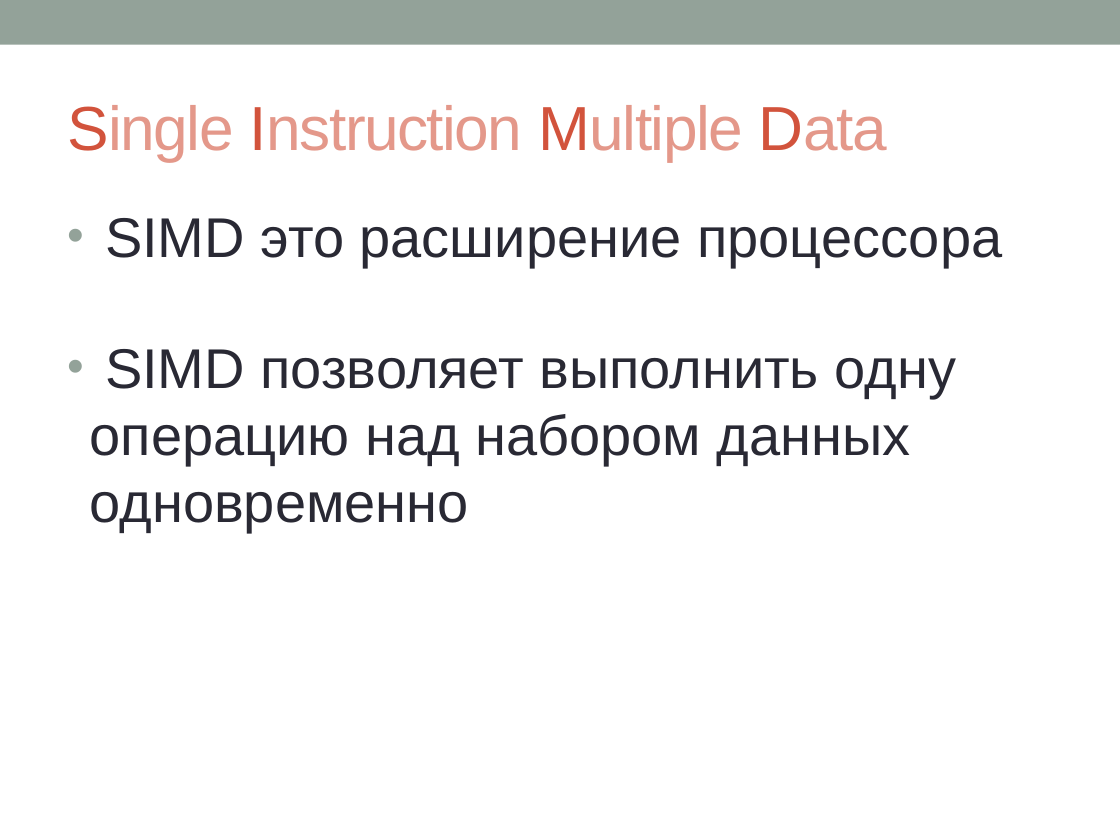
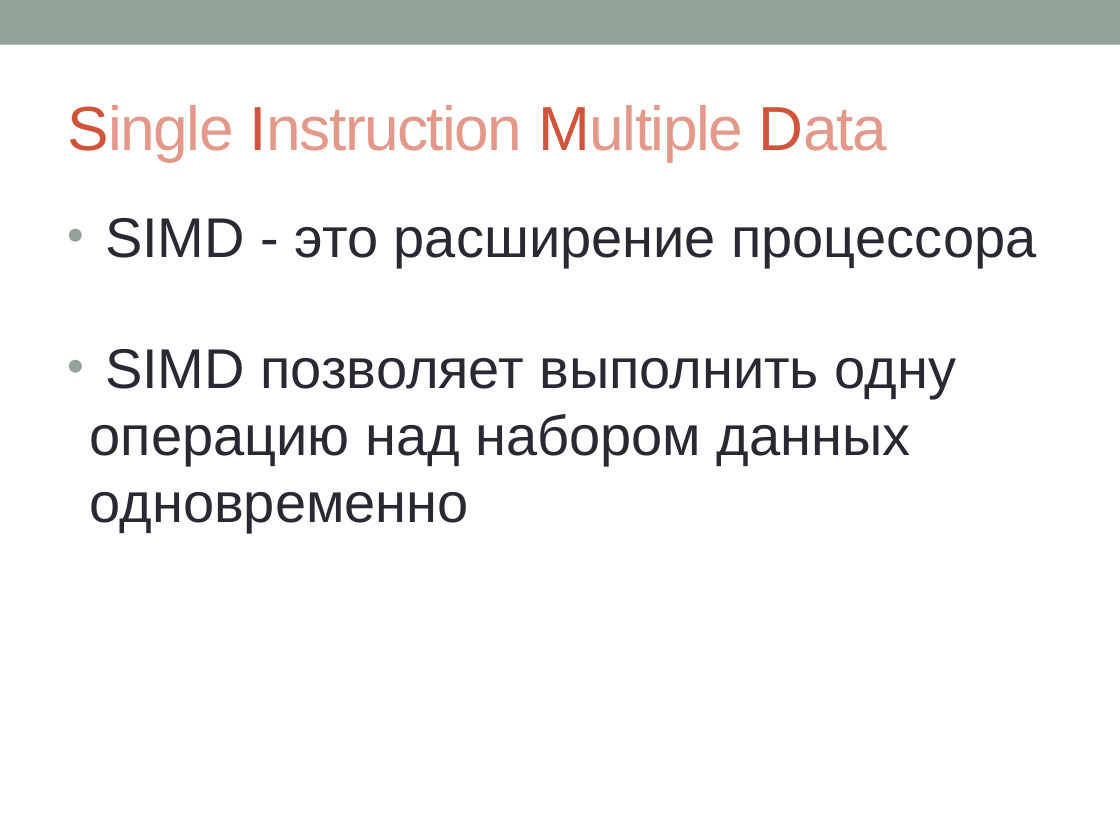
Before and after one commit to sivukhin/SimdLecture, a slide deck: slide 3 of simd_presentation.pptx. Drawn at 1120x840 pixels with LibreOffice and Linux fonts; fonts in the diff are those of the drawing. Boxes give left, top, right and bottom in pixels: in the first picture for what was removed or moved away, otherwise in the second. Text is boxed around its words. In the diff, an @@ line names an element or a change of style, - is before the commit and + after.

```diff
--- a/simd_presentation.pptx
+++ b/simd_presentation.pptx
@@ text at (105, 218, 1036, 267): text changed @@
-• SIMD это расширение процессора
+• SIMD - это расширение процессора
```
Also in this commit, not shown: 9 other slides changed, 32 slides added, 3 slides removed, 1 other file.
